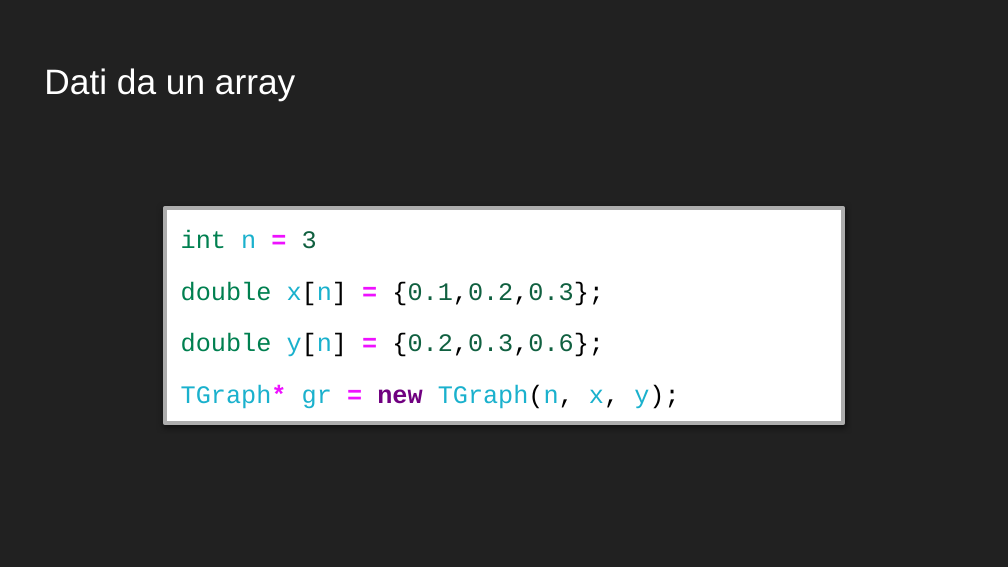
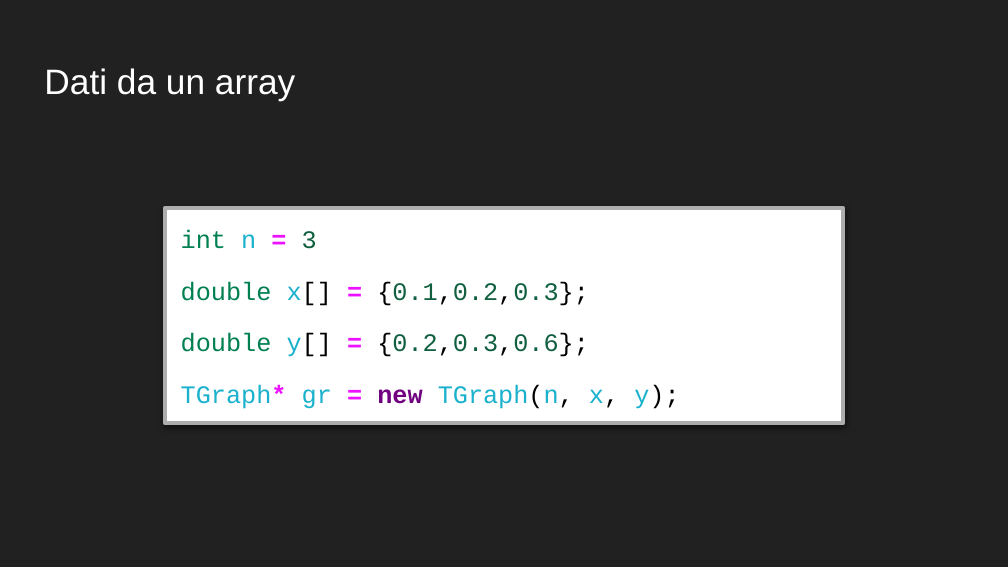
Before and after one commit to ai-sf/padova, a slide deck: slide 6 of course_materials/23-24/root/lez2.pptx. Drawn at 1008x567 pixels with LibreOffice and Linux fonts; fonts in the diff are those of the drawing. Boxes give left, top, right and bottom in pixels: in the first picture for what was removed or moved away, otherwise in the second. Text is boxed around its words. In the diff, an @@ line names an element or a change of style, - is before the commit and + after.

```diff
--- a/course_materials/23-24/root/lez2.pptx
+++ b/course_materials/23-24/root/lez2.pptx
@@ text in rectangle at (181,281,589,357): text changed @@
-double x[n] = {0.1,0.2,0.3};
-double y[n] = {0.2,0.3,0.6};
+double x[] = {0.1,0.2,0.3};
+double y[] = {0.2,0.3,0.6};
```
Also in this commit, not shown: 1 other slide changed.
